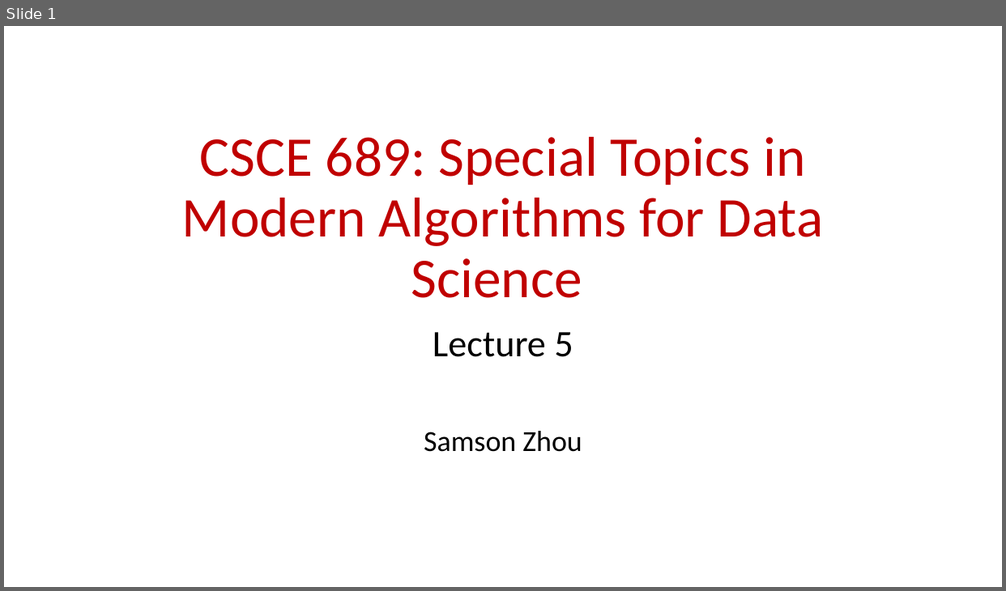
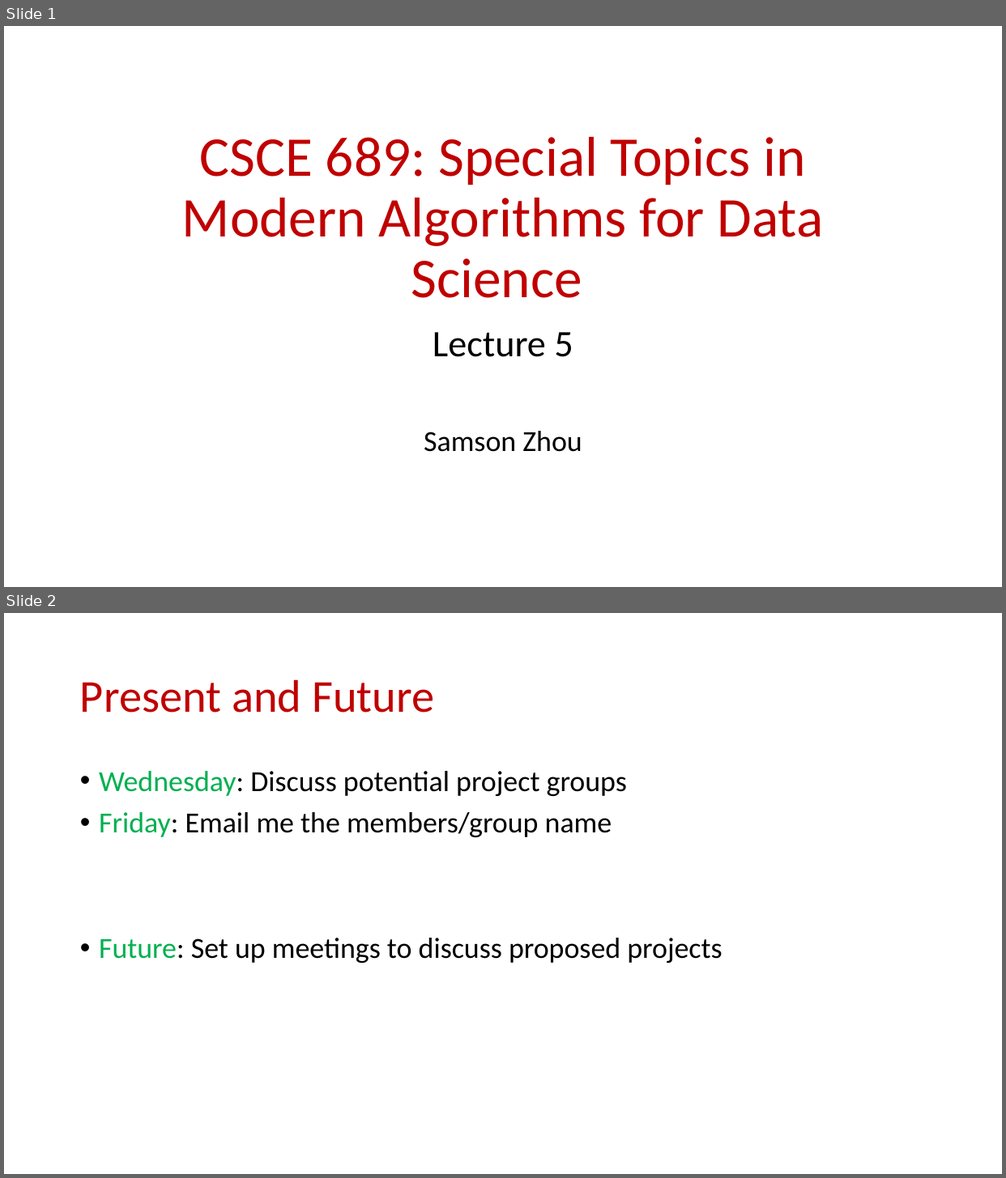
Before and after one commit to samsonzhou/samsonzhou.github.io, a slide deck: CSCE689-23/L5.pptx. Shown one above the other, each under a label of ours: slide 1 before the commit, slides 1 and 2 after it. The pictures are 1006x591 and 1006x1178 pixels, drawn with LibreOffice and Linux fonts; fonts in the diff are those of the drawing. Boxes give left, top, right and bottom in pixels: in the first picture for what was removed or moved away, otherwise in the second. Text is boxed around its words. In the diff, an @@ line names an element or a change of style, - is before the commit and + after.

```diff
--- a/CSCE689-23/L5.pptx
+++ b/CSCE689-23/L5.pptx
@@ slide 2 added at [4, 613, 1002, 1174], background #FFFFFF @@
@@ title added at [80, 679, 434, 713], 44 pt, text #C00000 @@
+Present and Future
@@ text added at [99, 771, 722, 963], 28 pt, text #000000 @@
+• Wednesday: Discuss potential project groups
+• Friday: Email me the members/group name
+• Future: Set up meetings to discuss proposed projects
```
Also in this commit, not shown: 9 other slides added, 1 other file.
